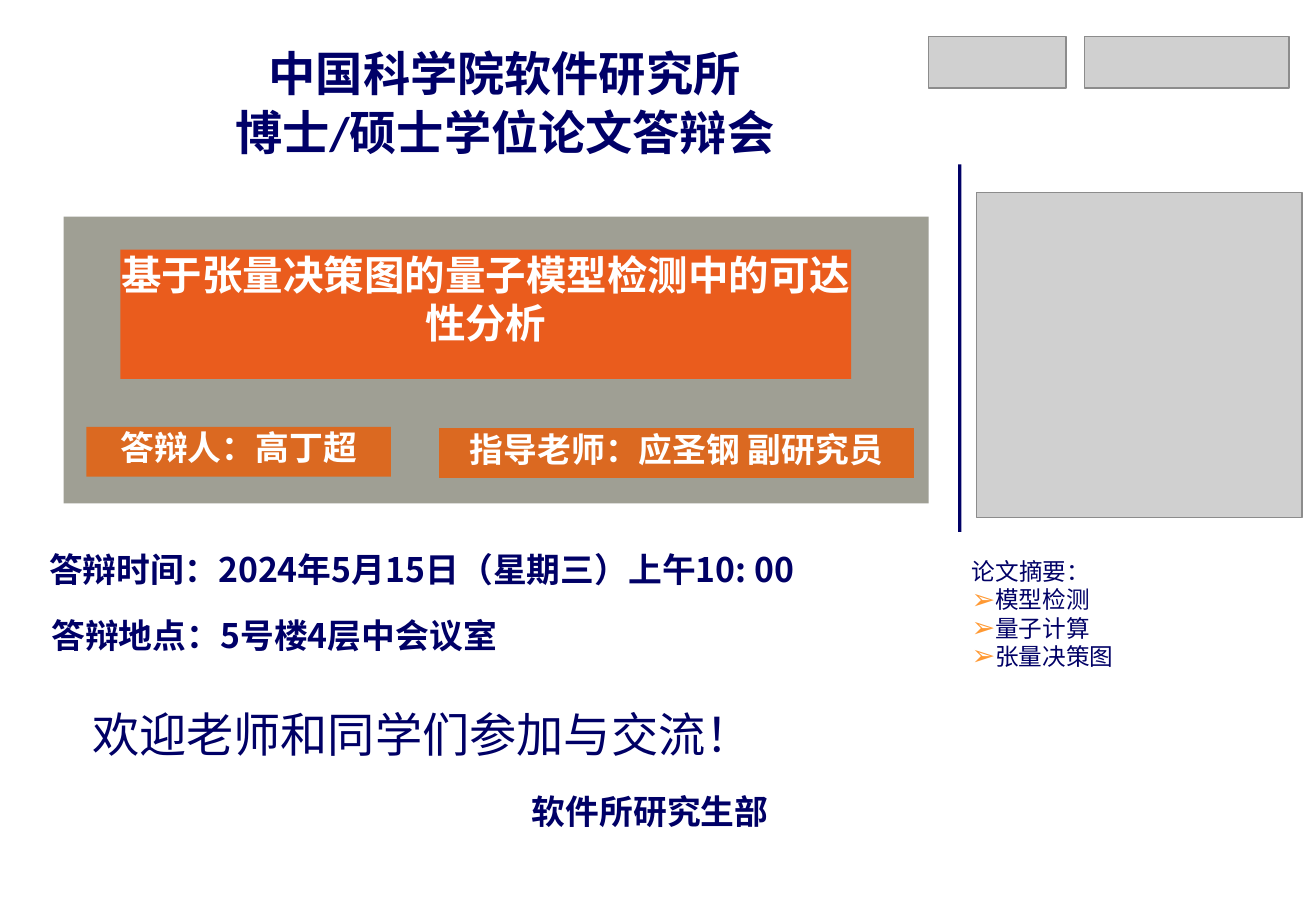
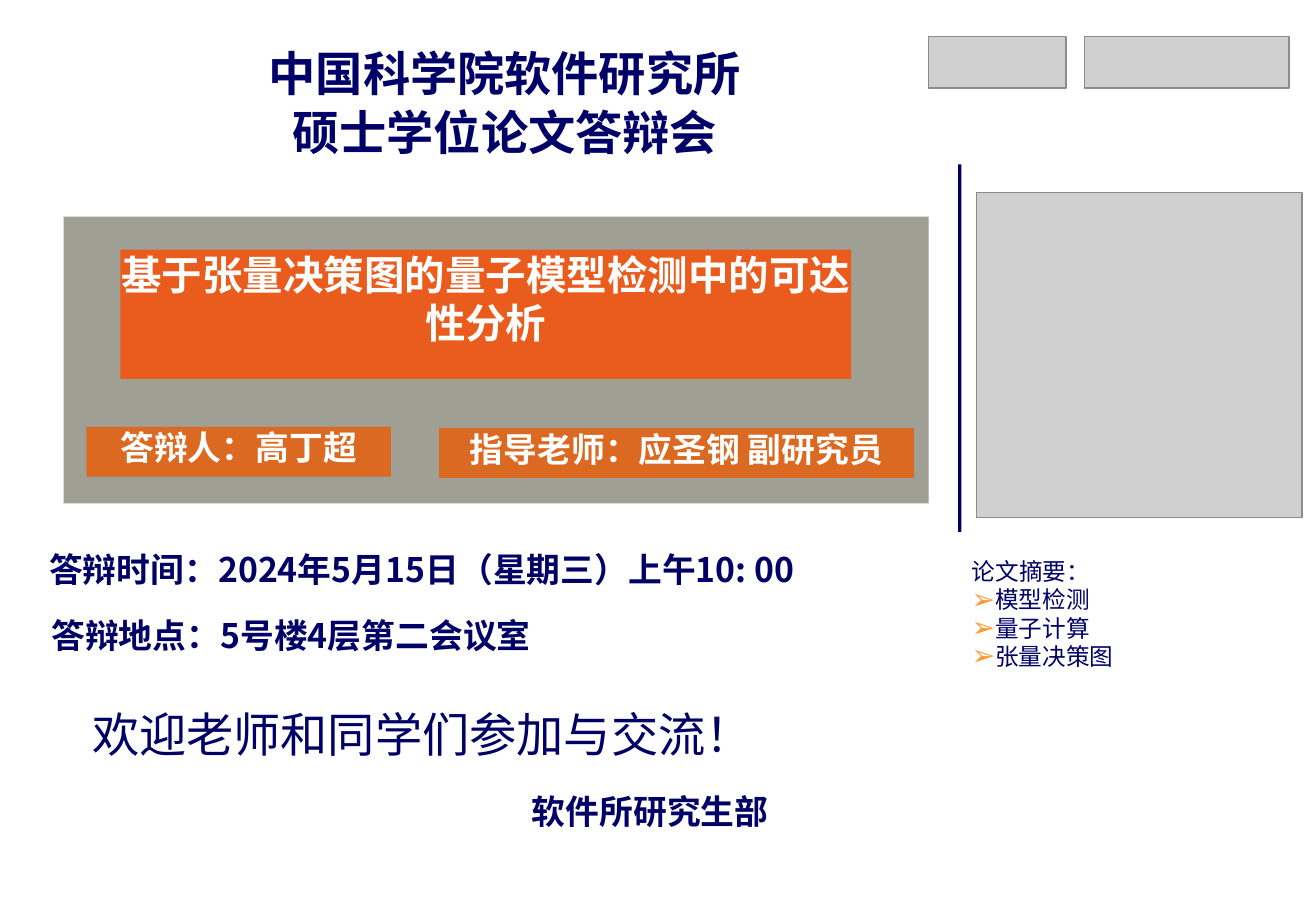
Before and after one commit to gcc-bug/ppt, a slide deck: slide 1 of graduate/finial/ppt/P020231228505422468772.pptx. Drawn at 1316x911 pixels with LibreOffice and Linux fonts; fonts in the diff are those of the drawing; grey boxes stand for pictures. Boxes give left, top, right and bottom in pixels: in the first picture for what was removed or moved away, otherwise in the second. Text is boxed around its words. In the diff, an @@ line names an element or a change of style, - is before the commit and + after.

```diff
--- a/graduate/finial/ppt/P020231228505422468772.pptx
+++ b/graduate/finial/ppt/P020231228505422468772.pptx
@@ text at box(292, 109, 717, 155): text changed @@
-博士/硕士学位论文答辩会
+硕士学位论文答辩会
@@ text at box(51, 619, 530, 652): text changed @@
-答辩地点：5号楼4层中会议室
+答辩地点：5号楼4层第二会议室
```
Also in this commit, not shown: 2 other files.
